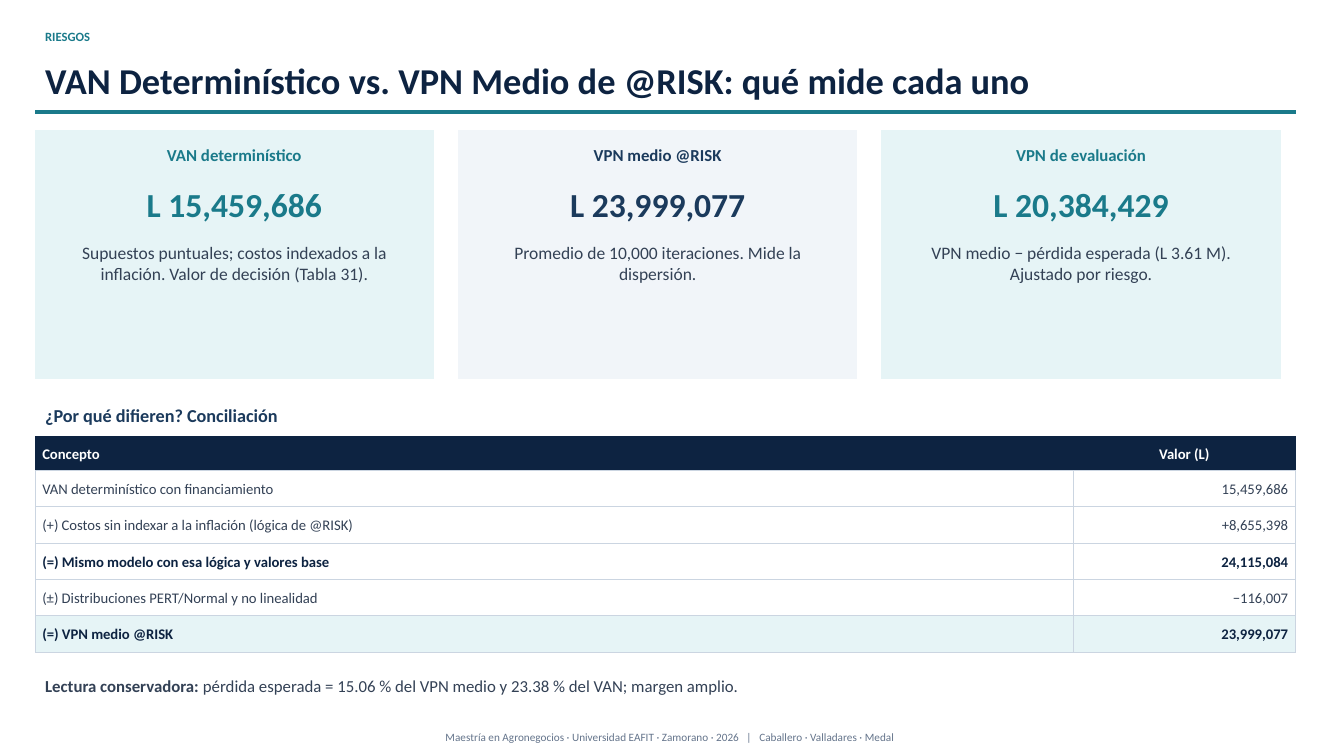
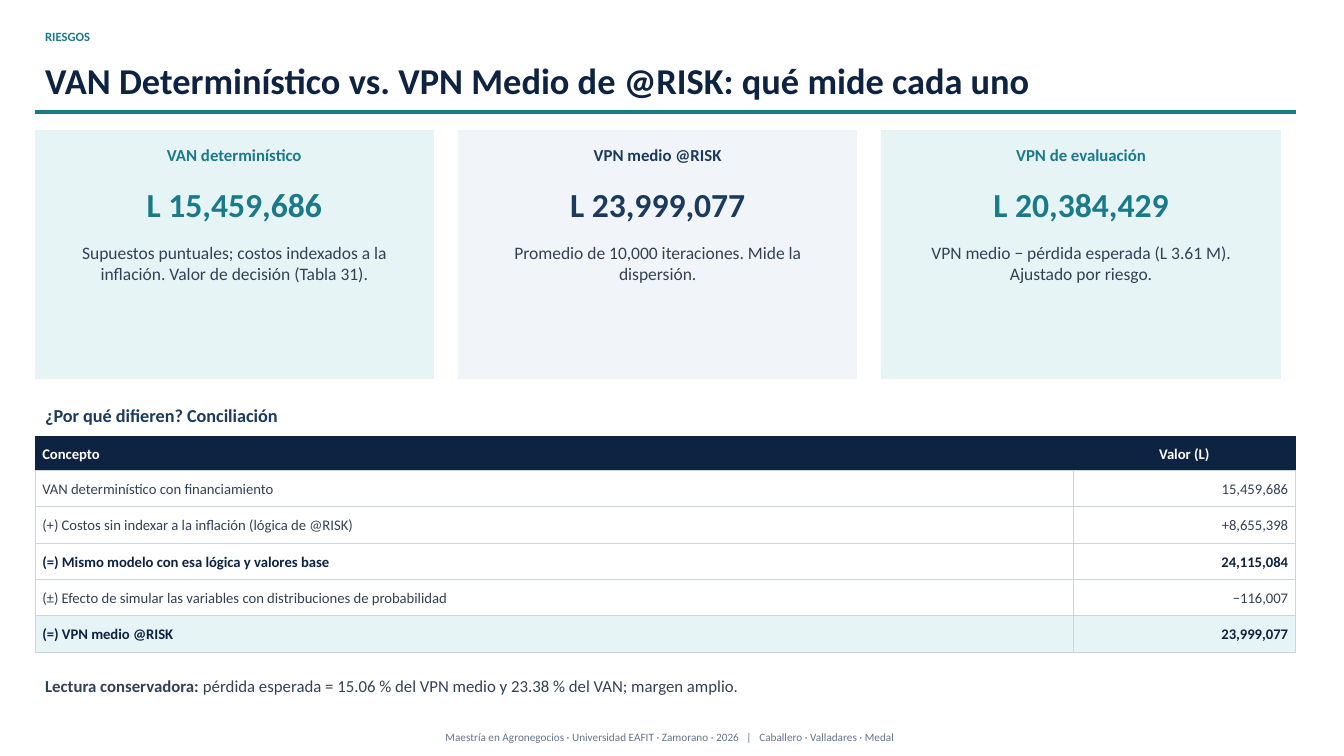
Before and after one commit to modelqdeluxe-ops/ss, a slide deck: slide 31 of Defensa_Tesis_Jaime_Fredy_Horacio_corregida.pptx. Drawn at 1344x756 pixels with LibreOffice and Linux fonts; fonts in the diff are those of the drawing. Boxes give left, top, right and bottom in pixels: in the first picture for what was removed or moved away, otherwise in the second. Text is boxed around its words. In the diff, an @@ line names an element or a change of style, - is before the commit and + after.

```diff
--- a/Defensa_Tesis_Jaime_Fredy_Horacio_corregida.pptx
+++ b/Defensa_Tesis_Jaime_Fredy_Horacio_corregida.pptx
@@ text at bbox=[62, 592, 447, 606]: text changed @@
-(±) Distribuciones PERT/Normal y no linealidad
+(±) Efecto de simular las variables con distribuciones de probabilidad
```
Also in this commit, not shown: 9 other slides changed, 1 slide removed, 2 other files.
